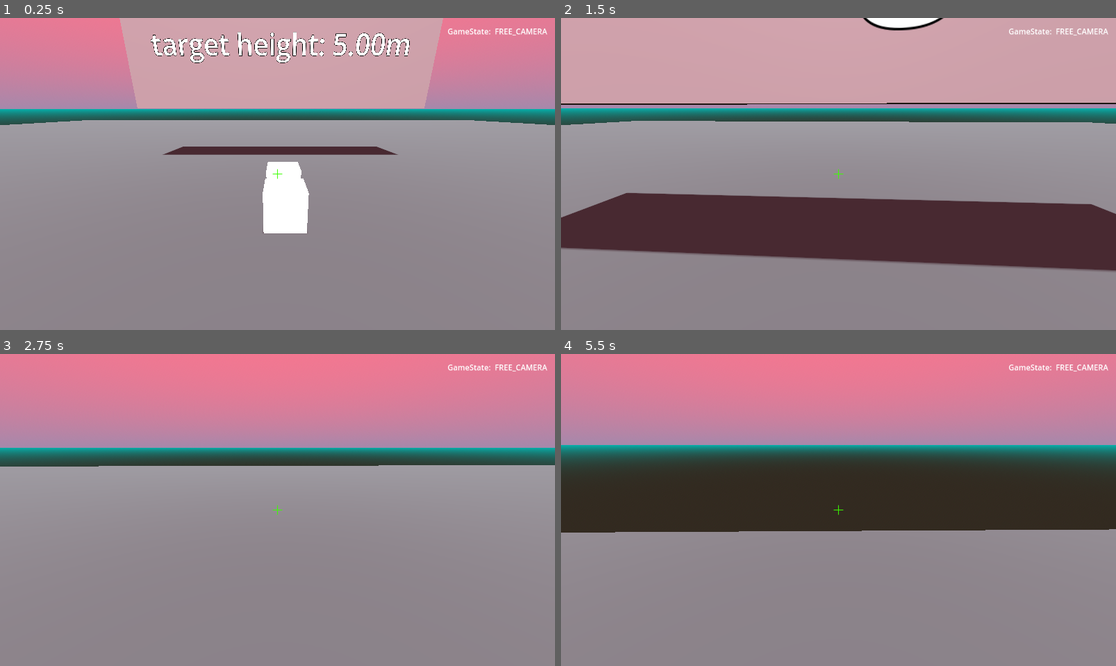
Above: before the commit, frames 1-4 (two rows, left to right).
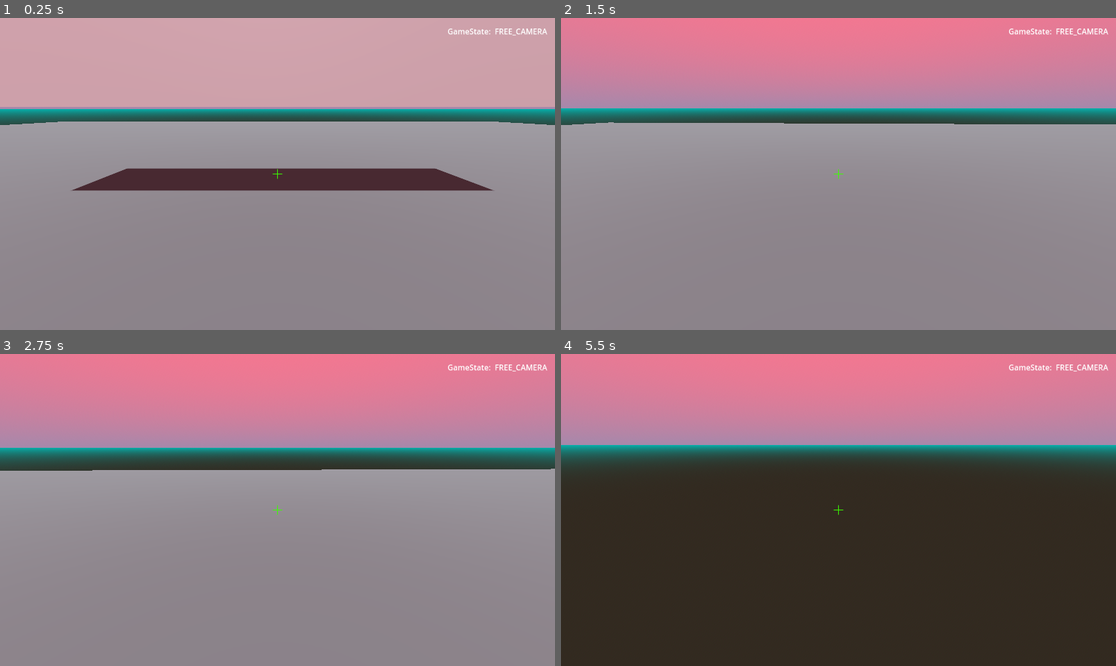
Above: after the commit, the same moments.

Repository: tehelka-gamedev/gmtk-2024
Game: Godot game, scene res://main/main.tscn
Two runs of this game, one before a commit and one after it. Both use one fixed random seed, a clock stepped at 60 frames per second and the inputs below.
Inputs (mouse positions are in pixels of both pictures, inside the frame that each line leads up to):
- Up to frame 1 (0.25 s): no input
- Up to frame 2 (1.5 s): move the mouse to (866, 174) at 0.52 s; hold Right mouse button (allow_object_rotation) 0.53-1.28 s; hold W (move_forward) from 0.53 s (still down); click (866, 174) at 0.67 s; move the mouse to (810, 174) at 1.27 s; click (810, 174) at 1.35 s
- Up to frame 3 (2.75 s): keep holding W (move_forward); move the mouse to (288, 503) at 2.02 s; hold Right mouse button (allow_object_rotation) from 2.03 s (still down); click (288, 503) at 2.17 s
- Up to frame 4 (5.5 s): keep holding W (move_forward); move the mouse to (832, 516) at 2.77 s; release Right mouse button (allow_object_rotation) at 2.78 s; click (832, 516) at 2.85 s; move the mouse to (877, 513) at 3.52 s; hold Right mouse button (allow_object_rotation) 3.53-4.28 s; click (877, 513) at 3.67 s; move the mouse to (794, 506) at 4.27 s; click (794, 506) at 4.35 s; move the mouse to (844, 510) at 5.02 s; hold Right mouse button (allow_object_rotation) from 5.03 s (still down); click (844, 510) at 5.17 s

The runs differ from the first frame. In frame 1, 22% of the frame differs, in the area x 0-100%, y 0-70%; in frame 2, 47%, in the area x 0-100%, y 0-82%; in frame 3, 1.3%; in frame 4, 43%.

Commit message:
try attaching object to camera

Diff:
--- a/godot/camera/player_camera.gd
+++ b/godot/camera/player_camera.gd
@@ -13,6 +13,7 @@
 
 @onready var _camera_rotation: Node3D = $CameraRotation
 @onready var _camera: Camera3D = $CameraRotation/Camera3D
+@onready var _attached_game_object:RemoteTransform3D = $AttachedGameObject
 
 func _ready() -> void:
 	Input.set_mouse_mode(Input.MOUSE_MODE_CAPTURED)
@@ -64,26 +65,11 @@
 			Input.mouse_mode = Input.MOUSE_MODE_CAPTURED
 			get_viewport().set_input_as_handled()
 		elif GameState.current_game_state == Enum.GameState.FREE_CAMERA:
-			var obj := get_object_under_mouse(event.position)
+			var obj := _get_object_under_mouse(event.position)
 			if obj and obj is GameObject:
 				obj = obj as GameObject
 				object_clicked.emit(obj)
 				get_viewport().set_input_as_handled()
-
-
-func get_object_under_mouse(mouse_position:Vector2) -> Node3D:
-		var world_space := get_world_3d().direct_space_state
-
-		var params := PhysicsRayQueryParameters3D.new()
-		params.from = _camera.project_ray_origin(mouse_position)
-		params.to = _camera.project_position(mouse_position, _camera.far)
-		params.exclude = []
-		params.collision_mask = object_3d_physics_layer
-
-		var result:Dictionary = world_space.intersect_ray(params)
-		if result:
-			return result["collider"]
-		return null
 
 func _unhandled_input(event: InputEvent) -> void:
 	# If no focus on the window, ignore
@@ -112,9 +98,27 @@
 		var camera_speed_this_frame: float = rotation_speed
 		rotate_camera((event as InputEventMouseMotion).relative * camera_speed_this_frame * scale_factor)
 
+func attach_object(object_global_position:Vector3, object_path:NodePath) -> void:
+	_attached_game_object.global_position = object_global_position
+	_attached_game_object.remote_path = object_path
 
 func rotate_camera(move: Vector2) -> void:
 	rotate_y(-move.x)
 	# After relative transforms, camera needs to be renormalized.
 	orthonormalize()
 	_camera_rotation.rotation.x = clamp(_camera_rotation.rotation.x - move.y, CAMERA_X_ROT_MIN, CAMERA_X_ROT_MAX)
+
+
+func _get_object_under_mouse(mouse_position:Vector2) -> Node3D:
+		var world_space := get_world_3d().direct_space_state
+
+		var params := PhysicsRayQueryParameters3D.new()
+		params.from = _camera.project_ray_origin(mouse_position)
+		params.to = _camera.project_position(mouse_position, _camera.far)
+		params.exclude = []
+		params.collision_mask = object_3d_physics_layer
+
+		var result:Dictionary = world_space.intersect_ray(params)
+		if result:
+			return result["collider"]
+		return null
--- a/godot/camera/player_camera.tscn
+++ b/godot/camera/player_camera.tscn
@@ -7,6 +7,12 @@
 object_3d_physics_layer = 2
 
 [node name="CameraRotation" type="Node3D" parent="."]
+transform = Transform3D(1, 0, 0, 0, 1, 0, 0, 0, 1, 0, 0, -3)
 
 [node name="Camera3D" type="Camera3D" parent="CameraRotation"]
-transform = Transform3D(1, 0, 0, 0, 0.95272, 0.30385, 0, -0.30385, 0.95272, 0, 0, 0)
+transform = Transform3D(1, 0, 0, 0, 0.95272, 0.30385, 0, -0.30385, 0.95272, 0, 0, -3)
+
+[node name="AttachedGameObject" type="RemoteTransform3D" parent="."]
+transform = Transform3D(1, 0, 0, 0, 1, 0, 0, 0, 1, 0, 0, -3)
+update_rotation = false
+update_scale = false
--- a/godot/main/main.gd
+++ b/godot/main/main.gd
@@ -50,3 +50,5 @@
 		GameState.current_game_state = Enum.GameState.OBJECT_SELECTED
 		object.selected = true
 		current_selected_object = object
+
+		player_camera.attach_object(object.global_position, get_path_to(object))
